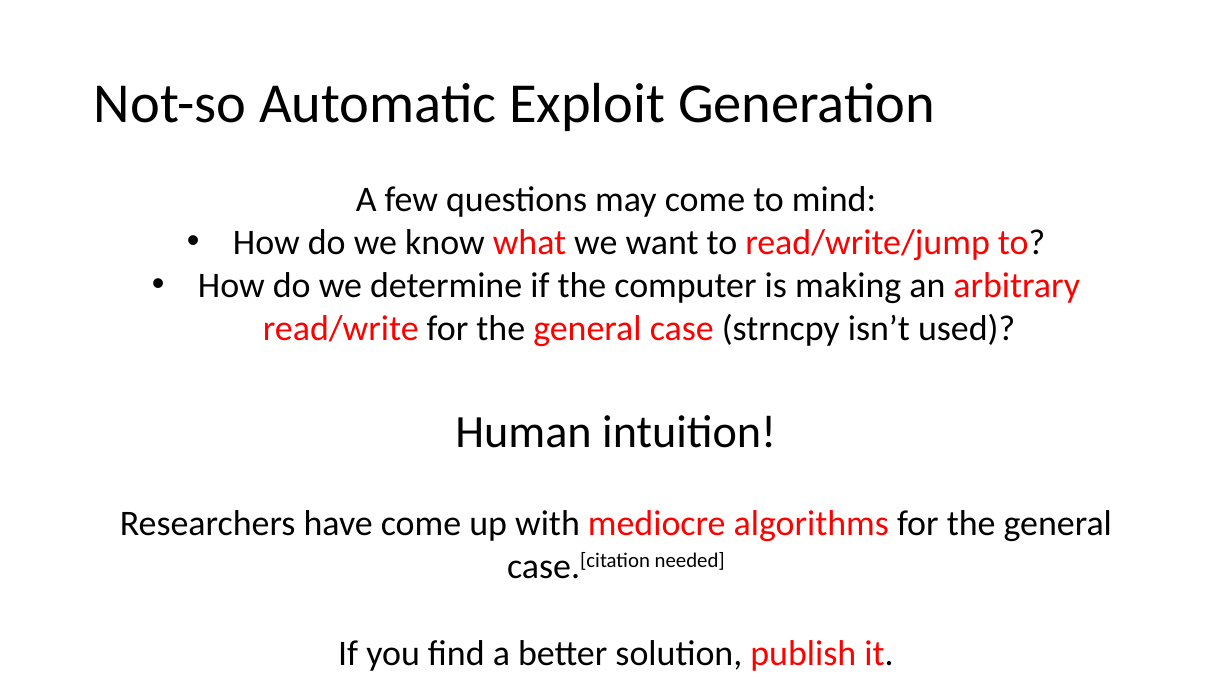
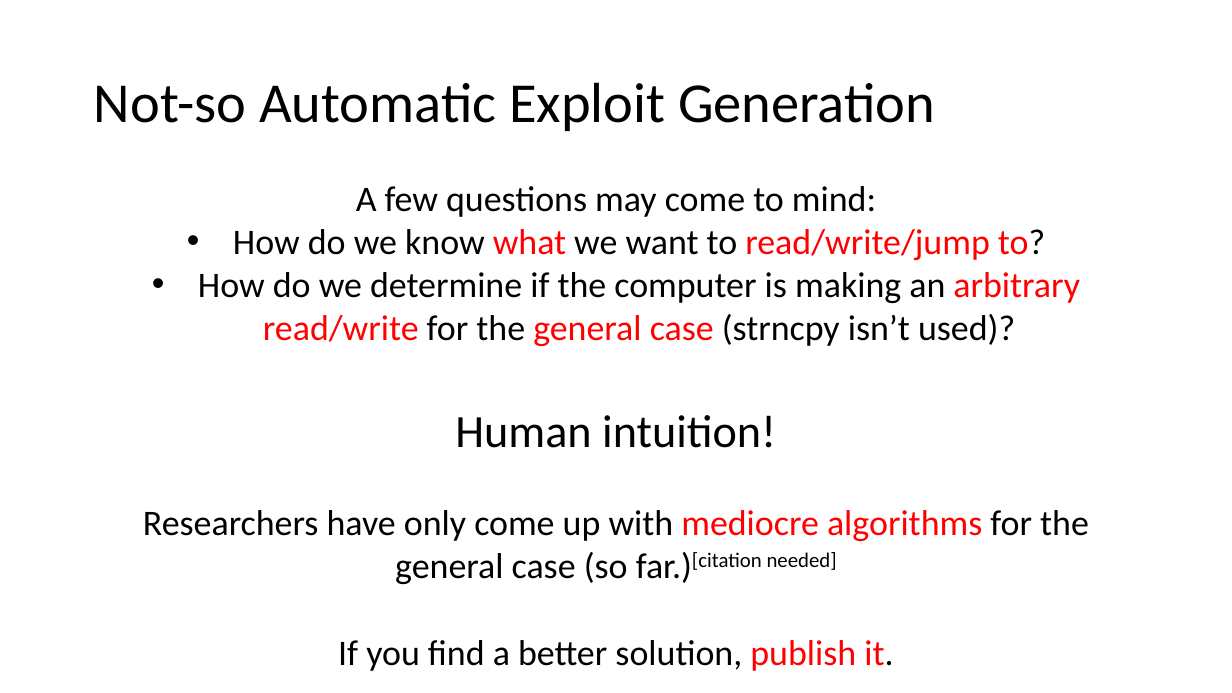
Before and after one commit to jakespringer/angr_ctf, a slide deck: slide 104 of SymbolicExecution.pptx (slide 106 before the commit). Drawn at 1232x693 pixels with LibreOffice and Linux fonts; fonts in the diff are those of the drawing. Boxes give left, top, right and bottom in pixels: in the first picture for what was removed or moved away, otherwise in the second. Text is boxed around its words. In the diff, an @@ line names an element or a change of style, - is before the commit and + after.

```diff
--- a/SymbolicExecution.pptx
+++ b/SymbolicExecution.pptx
@@ text at box(143, 510, 1089, 584): text changed @@
-Researchers have come up with mediocre algorithms for the general case.[citation needed]
+Researchers have only come up with mediocre algorithms for the general case (so far.)[citation needed]
```
Also in this commit, not shown: 24 other slides changed, 2 slides removed.
